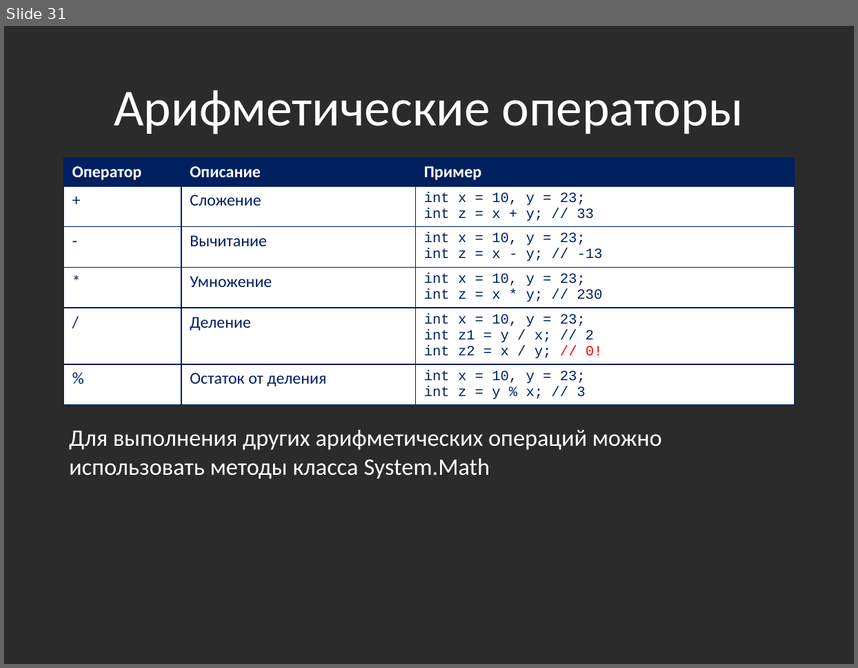
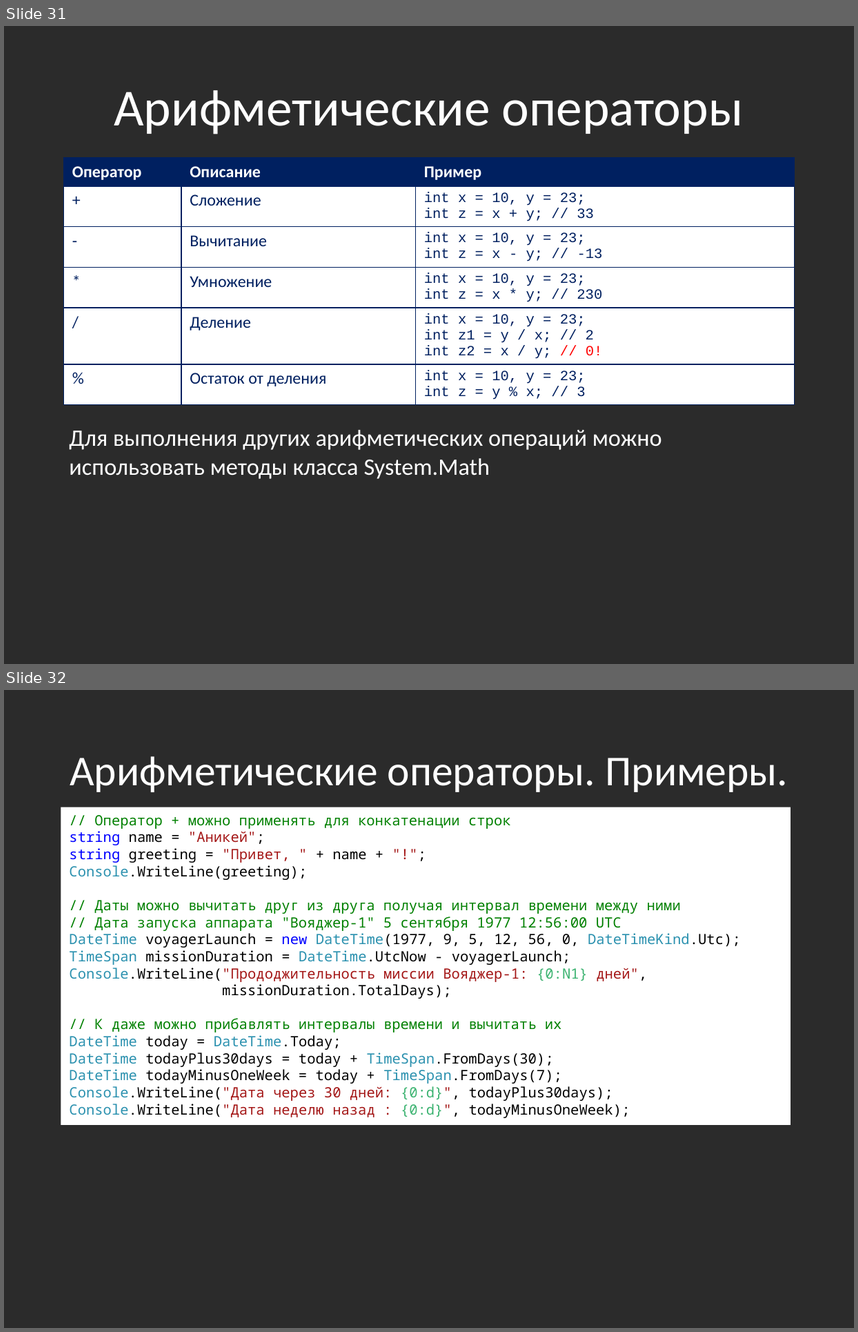
Before and after one commit to bazile/Training, a slide deck: Presentation/lesson-01.pptx. Shown one above the other, each under a label of ours: slide 31 before the commit, slides 31 and 32 after it. The pictures are 858x668 and 858x1332 pixels, drawn with LibreOffice and Linux fonts; fonts in the diff are those of the drawing; background and template pictures are left out; a plain dark background stands for a picture behind light text. Boxes give left, top, right and bottom in pixels: in the first picture for what was removed or moved away, otherwise in the second. Text is boxed around its words. In the diff, an @@ line names an element or a change of style, - is before the commit and + after.

Commit message:
Added +/- examples

```diff
--- a/Presentation/lesson-01.pptx
+++ b/Presentation/lesson-01.pptx
@@ slide 32 added at bbox=[4, 690, 854, 1328], background picture (left out) @@
@@ title added at bbox=[70, 756, 788, 792], 36 pt, text #FFFFFF @@
+Арифметические операторы. Примеры.
@@ rectangle added at bbox=[61, 807, 791, 1125], fill #FFFFFF, 12 pt, text #000000 @@
+// Оператор + можно применять для конкатенации строк
+string name = "Аникей";
+string greeting = "Привет, " + name + "!";
+Console.WriteLine(greeting);
+// Даты можно вычитать друг из друга получая интервал времени между ними
+// Дата запуска аппарата "Вояджер-1" 5 сентября 1977 12:56:00 UTC
+DateTime voyаgerLaunch = new DateTime(1977, 9, 5, 12, 56, 0, DateTimeKind.Utc);
+TimeSpan missionDuration = DateTime.UtcNow - voyаgerLaunch;
+Console.WriteLine("Прододжительность миссии Вояджер-1: {0:N1} дней",
+missionDuration.TotalDays);
+// К даже можно прибавлять интервалы времени и вычитать их
+DateTime today = DateTime.Today;
+DateTime todayPlus30days = today + TimeSpan.FromDays(30);
+DateTime todayMinusOneWeek = today + TimeSpan.FromDays(7);
+Console.WriteLine("Дата через 30 дней: {0:d}", todayPlus30days);
+Console.WriteLine("Дата неделю назад : {0:d}", todayMinusOneWeek);
```
